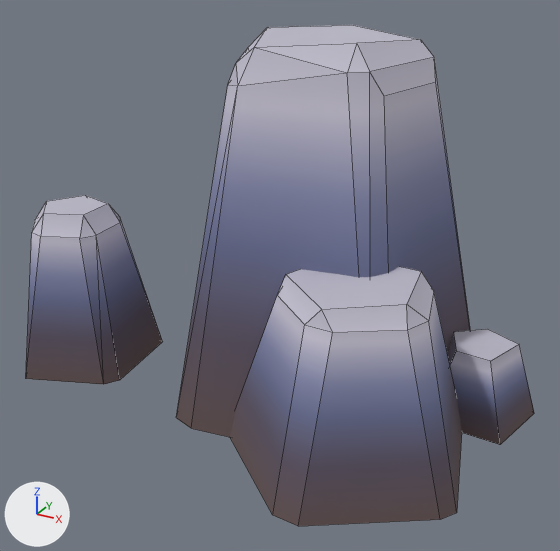
What one commit did to the FBX model Assets/AndreyProduction/Meta/block_mountain_2_4.fbx.
Rendered twice from a 50 mm lens placed at (0.978, -0.577, 1.67), pointed at (0.384, 0.504, 1.129). The lights are fixed; the arrows at lower left show +X, +Y and +Z. The picture after the commit comes second. Mesh edges are drawn as thin lines.

The older version as bpy lines, for what is in view:
```python
me_cube_142 = bpy.data.meshes.new('Cube.142')
me_cube_142.from_pydata(...)  # 87 vertices, 86 faces; spans x -0.15..0.817, y 0.183..0.863, z 0.915..1.529
me_cube_142.materials.append(mat_tetris_mat)  # picture img_textures_temp4_png
# before: 19 (0.708, 0.663, 0.915), 77 (0.632, 0.622, 0.915), 78 (0.669, 0.602, 1.047), 79 (0.731, 0.687, 0.915), 80 (0.717, 0.644, 1.046) at pixel (487, 328)
# before: 81 (0.817, 0.626, 0.915) at pixel (534, 413), 82 (0.778, 0.614, 1.046) at pixel (519, 344), 83 (0.789, 0.507, 0.915) at pixel (500, 444), 84 (0.751, 0.534, 1.046) at pixel (490, 361), 85 (0.66, 0.514, 0.915)
# before: 86 (0.695, 0.537, 1.047) at pixel (456, 351)
ob_block_mountain_2_4 = bpy.data.objects.new('block_mountain_2_4', me_cube_142)
ob_block_mountain_2_4.location = (0.0, 0.0, 0.0)
```
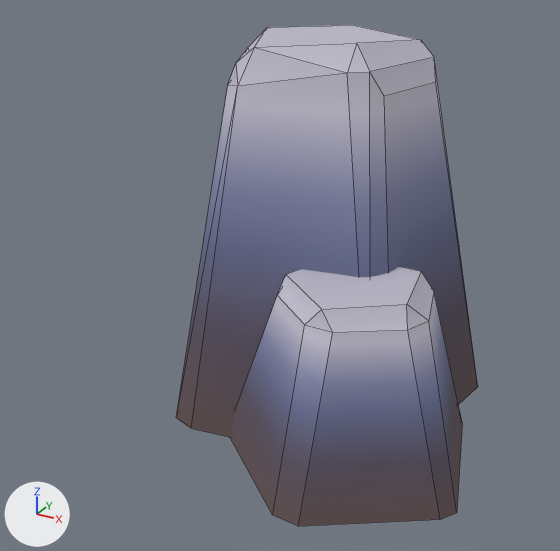
Commit message: - less details on mountains meta

Changed parts and their boxes [x1, y1, x2, y2] in the pictures (560 x 551 px):
'block_mountain_2_4', reshaped (40% narrower)
    before: [26, 25, 534, 526]
    after: [176, 25, 478, 526]
part 1 of me_cube_142, deleted
    before: [26, 195, 162, 384]
part 2 of me_cube_142, deleted
    before: [448, 329, 534, 445]

What the commit changed:
me_cube_142 is used by ob_block_mountain_2_4; location (0.0, 0.0, 0.0).
Verts and faces of me_cube_142; kept vertices keep their numbers, new ones are numbered from 87.
me_cube_142 had 87 vertices, 86 faces and spanned x -0.15..0.817, y 0.183..0.863, z 0.915..1.529.
me_cube_142 now has 55 vertices, 57 faces and spans x 0.145..0.775, y 0.183..0.863, z 0.915..1.529.
me_cube_142 part 1: the loose piece of 22 vertices spanning x -0.15..0.121, y 0.287..0.564, z 0.915..1.216 is deleted.
Part 2, on me_cube_142:
Vertices deleted: 77 to 86 (with the faces that use them).
